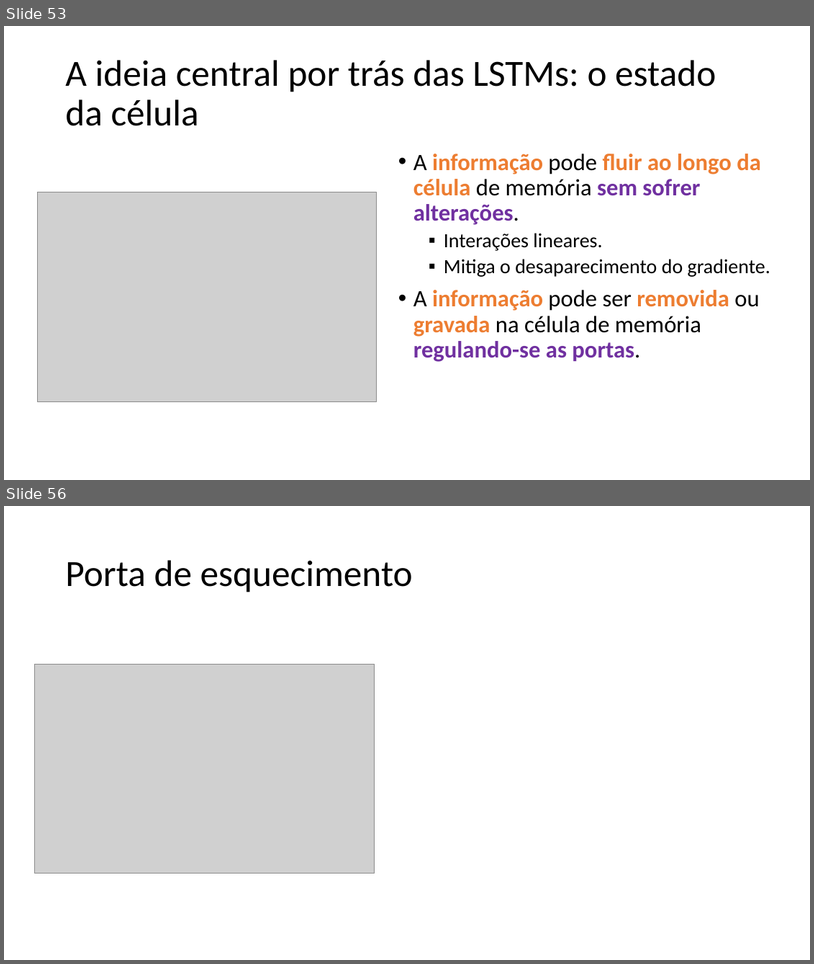
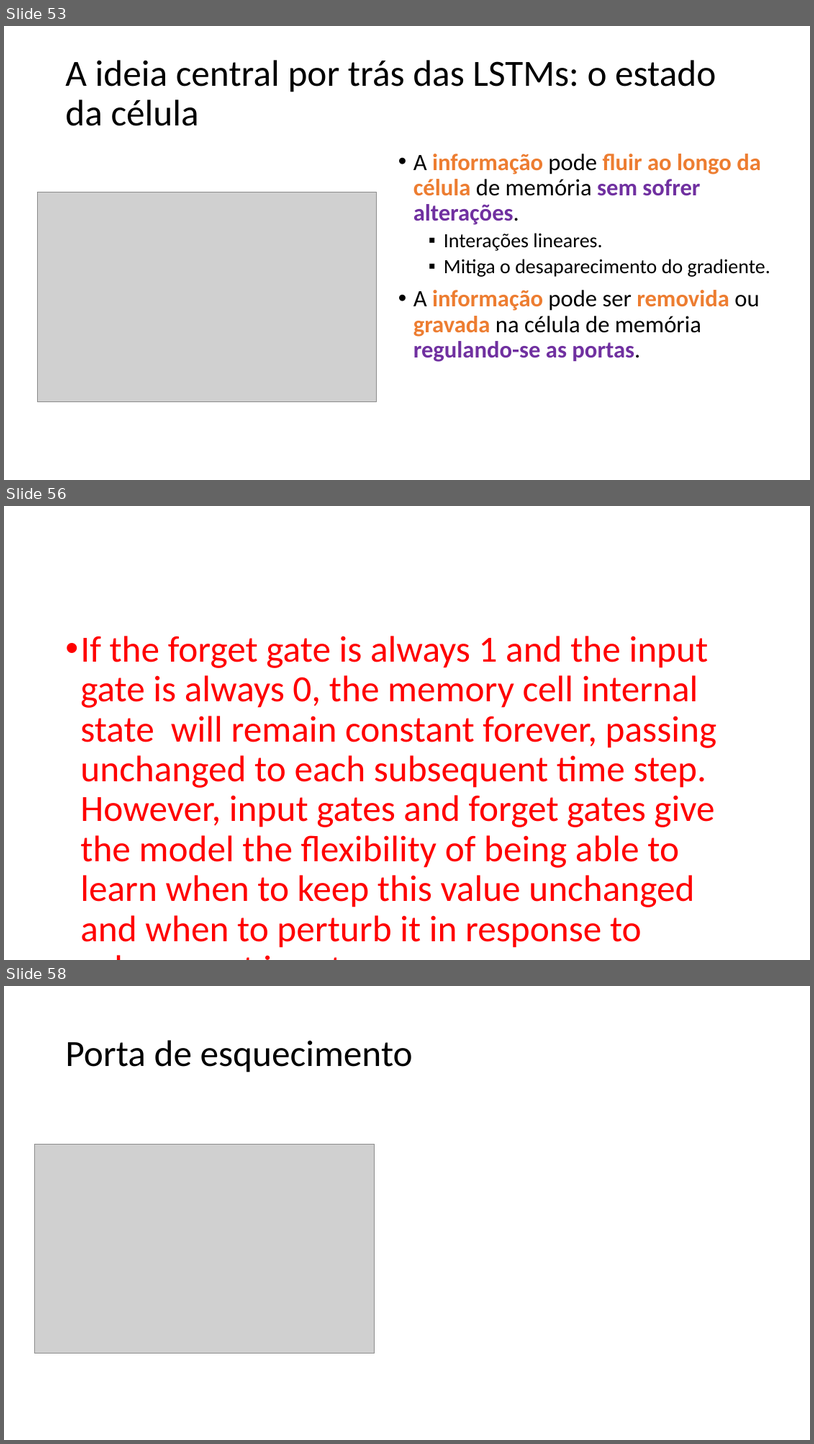
Before and after one commit to zz4fap/c24_inteligencia_artificial, a slide deck: slides/C24_RNN.pptx. Shown one above the other, each under a label of ours: slides 53 and 56 before the commit, slides 53, 56 and 58 after it; the slides between them are not shown. The pictures are 814x964 and 814x1444 pixels, drawn with LibreOffice and Linux fonts; fonts in the diff are those of the drawing; grey boxes stand for pictures. Boxes give left, top, right and bottom in pixels: in the first picture for what was removed or moved away, otherwise in the second. Text is boxed around its words. In the diff, an @@ line names an element or a change of style, - is before the commit and + after.

```diff
--- a/slides/C24_RNN.pptx
+++ b/slides/C24_RNN.pptx
@@ slide 56 added at bbox=[4, 506, 810, 960], background #FFFFFF @@
@@ text added at bbox=[80, 636, 717, 947], 44 pt, text #FF0000 @@
+• If the forget gate is always 1 and the input gate is always 0, the memory cell internal state will remain constant forever, passing unchanged to each subsequent time step. However, input gates and forget gates give the model the flexibility of being able to learn when to keep this value unchanged and when to perturb it in response to subsequent inputs.
@@ what was slide 56 is now slide 58 @@
```
Also in this commit, not shown: 4 slides changed, 2 other slides added, 1 slide removed.
